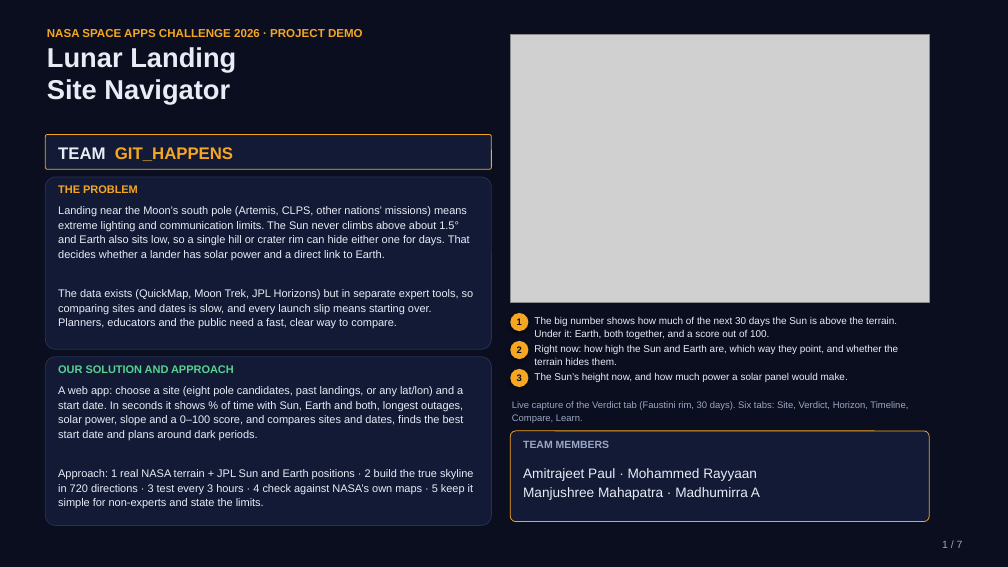
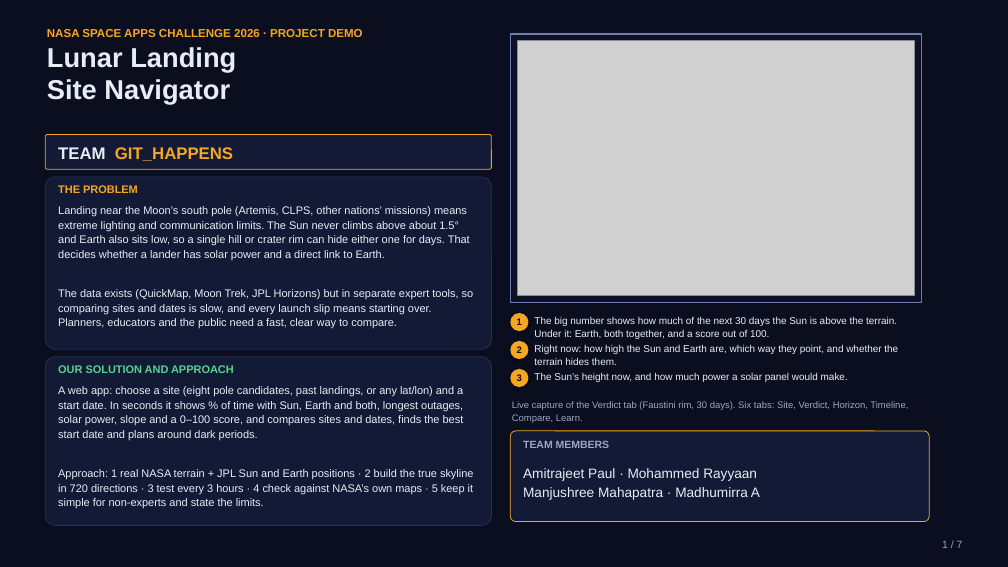
Before and after one commit to Amitrajeetpaul/lunar-landing-site-navigator, a slide deck: slide 1 of docs/GIT_7_SLIDE_PPT.pptx. Drawn at 1008x567 pixels with LibreOffice and Linux fonts; fonts in the diff are those of the drawing; grey boxes stand for pictures. Boxes give left, top, right and bottom in pixels: in the first picture for what was removed or moved away, otherwise in the second. Text is boxed around its words. In the diff, an @@ line names an element or a change of style, - is before the commit and + after.

Commit message:
Demo deck: padded screenshot frames

```diff
--- a/docs/GIT_7_SLIDE_PPT.pptx
+++ b/docs/GIT_7_SLIDE_PPT.pptx
@@ rectangle added at [510, 34, 922, 302], fill #0C1126, outline #6B7DB3 1.25 pt @@
@@ picture: place and size @@
-picture at [510, 34, 929, 302]
+picture at [517, 41, 915, 296]
```
Also in this commit, not shown: 6 other slides changed, 1 other file.
